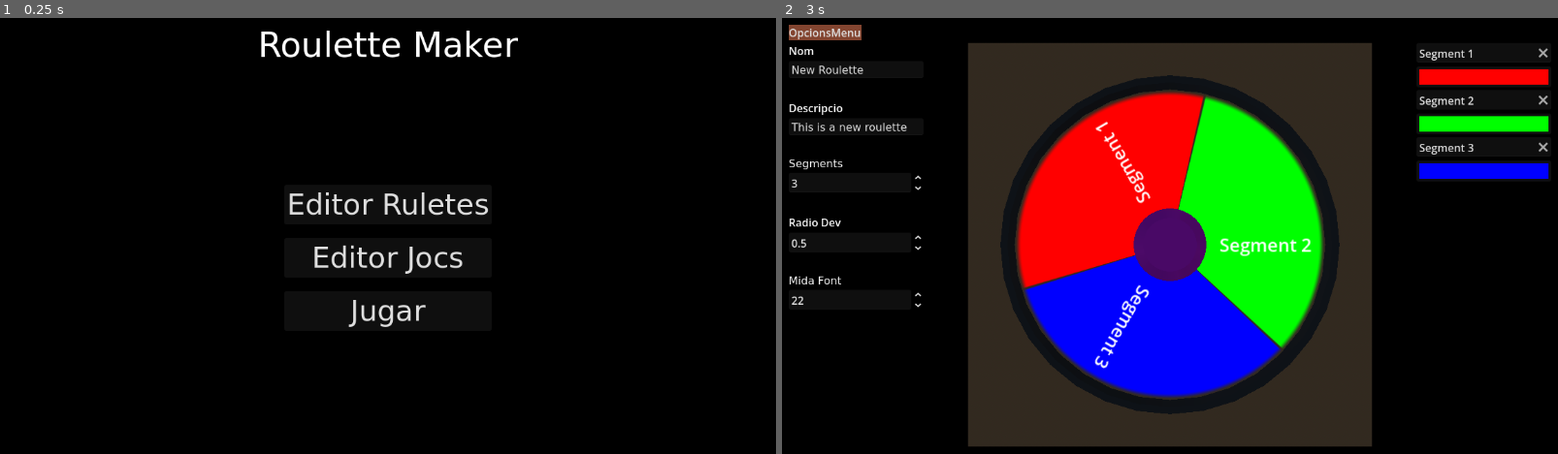
Above: before the commit, frames 1-2 (left to right).
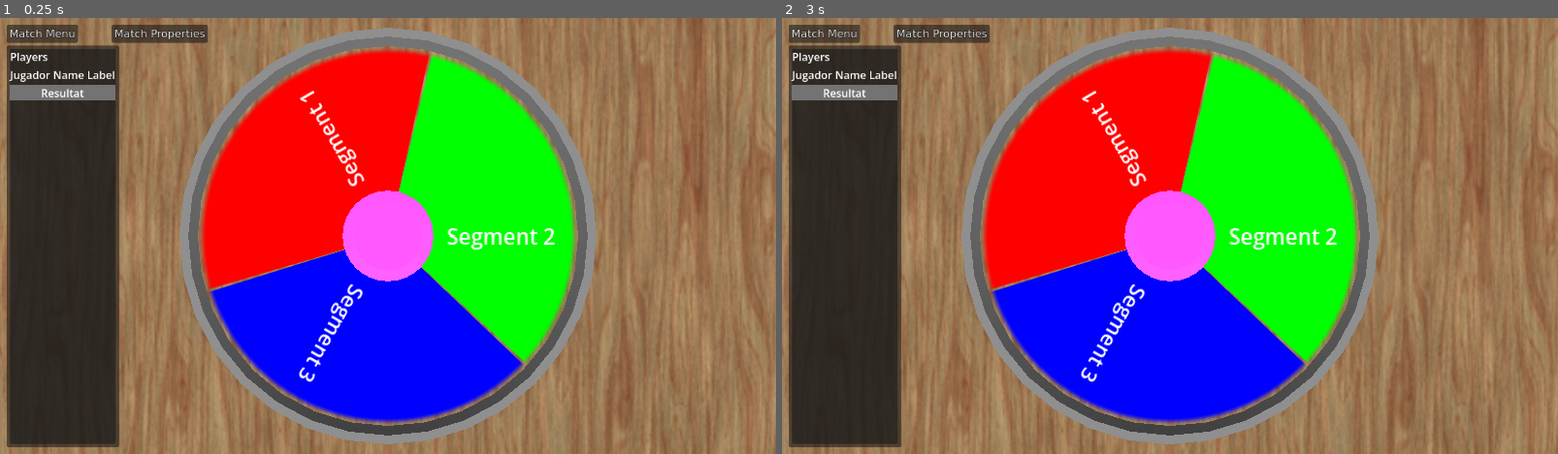
Above: after the commit, the same moments.

Repository: Zamme/vgs-custom-roulette
Game: Godot game, scene res://src/game_manager.tscn
The game is run twice, just before and just after one commit, with the same random seed, the same clock (stepped at 60 frames per second) and the same inputs.
Inputs (mouse positions are in pixels of both pictures, inside the frame that each line leads up to):
- Up to frame 1 (0.25 s): no input
- Up to frame 2 (3 s): click (1170, 310) at 0.5 s, where only the run before the commit has a clickable "Jugar"; click (1170, 310) at 1.25 s, where only the run before the commit has a clickable "Jugar"; click (1170, 310) at 2 s, where only the run before the commit has a clickable "Jugar"; click (1170, 205) at 2.75 s, where only the run before the commit has a clickable "Editor Ruletes"

The runs differ from the first frame. In frame 1, 100% of the frame differs, in the area x 0-100%, y 0-100%; in frame 2, 83%.

Commit message:
match added

Diff:
--- a/src/game_manager.tscn
+++ b/src/game_manager.tscn
@@ -5,6 +5,7 @@
 
 [node name="GameManager" type="Node" unique_id=1773128760]
 script = ExtResource("1_x17l7")
+current_init_type = 4
 
 [node name="SaveLoadManager" type="Node" parent="." unique_id=1601281165]
 script = ExtResource("2_2138g")
--- /dev/null
+++ b/src/match_scene.tscn
@@ -0,0 +1,175 @@
+[gd_scene format=3 uid="uid://c6ofog17n55ut"]
+
+[ext_resource type="Script" uid="uid://bgglx85dgnotw" path="res://src/scripts/match_scene.gd" id="1_bmh8m"]
+[ext_resource type="Texture2D" uid="uid://coiv3r6b48is8" path="res://assets/textures/taula_fusta_albedo.png" id="2_00ot4"]
+[ext_resource type="FontFile" uid="uid://bdrkor4sy7njn" path="res://assets/fonts/DejaVuSans.ttf" id="2_7meom"]
+[ext_resource type="Texture2D" uid="uid://cek0niwhg1pw" path="res://assets/textures/taula_fusta_orm.png" id="3_y5sdm"]
+[ext_resource type="Script" uid="uid://cbraaod2783xm" path="res://src/scripts/match_roulette.gd" id="4_3ntpd"]
+[ext_resource type="PackedScene" uid="uid://bdwbwjk4tymch" path="res://src/roulette/roulette_01.tscn" id="4_y5sdm"]
+
+[sub_resource type="StyleBoxEmpty" id="StyleBoxEmpty_3ntpd"]
+
+[sub_resource type="QuadMesh" id="QuadMesh_bmh8m"]
+size = Vector2(5, 5)
+
+[sub_resource type="ORMMaterial3D" id="ORMMaterial3D_3ntpd"]
+shading_mode = 0
+disable_ambient_light = true
+disable_specular_occlusion = true
+albedo_texture = ExtResource("2_00ot4")
+orm_texture = ExtResource("3_y5sdm")
+
+[sub_resource type="CylinderShape3D" id="CylinderShape3D_3ntpd"]
+height = 0.51
+radius = 1.1
+
+[node name="MatchScene" type="Node3D" unique_id=536331775]
+script = ExtResource("1_bmh8m")
+
+[node name="MatchControl" type="Control" parent="." unique_id=760085604]
+layout_mode = 3
+anchors_preset = 15
+anchor_right = 1.0
+anchor_bottom = 1.0
+grow_horizontal = 2
+grow_vertical = 2
+
+[node name="PanelContainer" type="PanelContainer" parent="MatchControl" unique_id=1866871620]
+layout_mode = 1
+anchors_preset = 15
+anchor_right = 1.0
+anchor_bottom = 1.0
+grow_horizontal = 2
+grow_vertical = 2
+theme_override_styles/panel = SubResource("StyleBoxEmpty_3ntpd")
+
+[node name="MarginContainer" type="MarginContainer" parent="MatchControl/PanelContainer" unique_id=2127439748]
+layout_mode = 2
+theme_override_constants/margin_left = 10
+theme_override_constants/margin_top = 10
+theme_override_constants/margin_right = 10
+theme_override_constants/margin_bottom = 10
+
+[node name="VBoxContainer" type="VBoxContainer" parent="MatchControl/PanelContainer/MarginContainer" unique_id=1030371794]
+layout_mode = 2
+
+[node name="MatchMenu" type="MenuBar" parent="MatchControl/PanelContainer/MarginContainer/VBoxContainer" unique_id=732309442]
+layout_mode = 2
+theme_override_colors/font_outline_color = Color(0, 0, 0, 1)
+theme_override_colors/font_color = Color(0.875, 0.875, 0.875, 1)
+theme_override_colors/font_disabled_color = Color(0.875, 0.875, 0.875, 0.5)
+theme_override_constants/outline_size = 2
+theme_override_constants/h_separation = 50
+theme_override_fonts/font = ExtResource("2_7meom")
+
+[node name="MatchPopupMenu" type="PopupMenu" parent="MatchControl/PanelContainer/MarginContainer/VBoxContainer/MatchMenu" unique_id=1138947218]
+title = "Match Menu"
+item_count = 5
+item_0/text = "Nou"
+item_0/id = 0
+item_1/text = "Carregar"
+item_1/id = 1
+item_2/text = "Guardar"
+item_2/id = 2
+item_3/text = "Sortir"
+item_3/id = 3
+item_4/text = "Play"
+item_4/id = 4
+
+[node name="MatchPropertiesPopupMenu" type="PopupMenu" parent="MatchControl/PanelContainer/MarginContainer/VBoxContainer/MatchMenu" unique_id=145529627]
+title = "Match Properties"
+item_count = 2
+item_0/text = "Load Roulette"
+item_0/id = 0
+item_1/text = "Load Game"
+item_1/id = 1
+
+[node name="PanelContainer" type="PanelContainer" parent="MatchControl/PanelContainer/MarginContainer/VBoxContainer" unique_id=1706002709]
+layout_mode = 2
+size_flags_horizontal = 0
+size_flags_vertical = 3
+
+[node name="PlayersMainVBoxContainer" type="VBoxContainer" parent="MatchControl/PanelContainer/MarginContainer/VBoxContainer/PanelContainer" unique_id=1786724268]
+layout_mode = 2
+
+[node name="MarginContainer" type="MarginContainer" parent="MatchControl/PanelContainer/MarginContainer/VBoxContainer/PanelContainer/PlayersMainVBoxContainer" unique_id=1526034746]
+layout_mode = 2
+size_flags_vertical = 3
+theme_override_constants/margin_left = 5
+theme_override_constants/margin_top = 5
+theme_override_constants/margin_right = 5
+theme_override_constants/margin_bottom = 5
+
+[node name="PanelContainer" type="PanelContainer" parent="MatchControl/PanelContainer/MarginContainer/VBoxContainer/PanelContainer/PlayersMainVBoxContainer/MarginContainer" unique_id=508049875]
+layout_mode = 2
+
+[node name="VBoxContainer" type="VBoxContainer" parent="MatchControl/PanelContainer/MarginContainer/VBoxContainer/PanelContainer/PlayersMainVBoxContainer/MarginContainer/PanelContainer" unique_id=640674022]
+layout_mode = 2
+
+[node name="Label" type="Label" parent="MatchControl/PanelContainer/MarginContainer/VBoxContainer/PanelContainer/PlayersMainVBoxContainer/MarginContainer/PanelContainer/VBoxContainer" unique_id=1830166210]
+layout_mode = 2
+text = "Players"
+
+[node name="PlayersVBoxContainer" type="VBoxContainer" parent="MatchControl/PanelContainer/MarginContainer/VBoxContainer/PanelContainer/PlayersMainVBoxContainer/MarginContainer/PanelContainer/VBoxContainer" unique_id=470865026]
+layout_mode = 2
+
+[node name="PlayerVBoxContainer" type="VBoxContainer" parent="MatchControl/PanelContainer/MarginContainer/VBoxContainer/PanelContainer/PlayersMainVBoxContainer/MarginContainer/PanelContainer/VBoxContainer/PlayersVBoxContainer" unique_id=113764087]
+layout_mode = 2
+
+[node name="PlayerNameLabel" type="Label" parent="MatchControl/PanelContainer/MarginContainer/VBoxContainer/PanelContainer/PlayersMainVBoxContainer/MarginContainer/PanelContainer/VBoxContainer/PlayersVBoxContainer/PlayerVBoxContainer" unique_id=58622588]
+layout_mode = 2
+text = "Jugador Name Label"
+
+[node name="MarginContainer" type="MarginContainer" parent="MatchControl/PanelContainer/MarginContainer/VBoxContainer/PanelContainer/PlayersMainVBoxContainer/MarginContainer/PanelContainer/VBoxContainer/PlayersVBoxContainer/PlayerVBoxContainer" unique_id=517695469]
+layout_mode = 2
+
+[node name="ColorRect" type="ColorRect" parent="MatchControl/PanelContainer/MarginContainer/VBoxContainer/PanelContainer/PlayersMainVBoxContainer/MarginContainer/PanelContainer/VBoxContainer/PlayersVBoxContainer/PlayerVBoxContainer/MarginContainer" unique_id=1814968833]
+layout_mode = 2
+color = Color(0.4506483, 0.4506483, 0.45064825, 1)
+
+[node name="Label" type="Label" parent="MatchControl/PanelContainer/MarginContainer/VBoxContainer/PanelContainer/PlayersMainVBoxContainer/MarginContainer/PanelContainer/VBoxContainer/PlayersVBoxContainer/PlayerVBoxContainer/MarginContainer" unique_id=961921936]
+layout_mode = 2
+text = "Resultat"
+horizontal_alignment = 1
+vertical_alignment = 1
+
+[node name="LoadMatchFileDialog" type="FileDialog" parent="MatchControl" unique_id=725353982]
+title = "Open a File"
+initial_position = 1
+dialog_hide_on_ok = true
+file_mode = 0
+access = 1
+hidden_files_toggle_enabled = false
+folder_creation_enabled = false
+overwrite_warning_enabled = false
+deleting_enabled = false
+
+[node name="Taula" type="MeshInstance3D" parent="." unique_id=952713069]
+transform = Transform3D(1, 0, 0, 0, -4.371139e-08, 1, 0, -1, -4.371139e-08, 0, 0, 0)
+mesh = SubResource("QuadMesh_bmh8m")
+surface_material_override/0 = SubResource("ORMMaterial3D_3ntpd")
+
+[node name="Camera3D" type="Camera3D" parent="." unique_id=1405166598]
+transform = Transform3D(1, 0, 0, 0, -4.371139e-08, 1, 0, -1, -4.371139e-08, 0, 1.76, 0)
+
+[node name="OmniLight3D" type="DirectionalLight3D" parent="." unique_id=588050780]
+transform = Transform3D(1, 0, 0, 0, 0.2300667, 0.97317487, 0, -0.97317487, 0.2300667, 0, 4.185, 0)
+light_energy = 10.0
+
+[node name="MatchRoulette" type="RigidBody3D" parent="." unique_id=1576497822]
+transform = Transform3D(1, 0, 0, 0, 1, 0, 0, 0, 1, 0, 0.2640381, 0)
+collision_layer = 2
+collision_mask = 0
+axis_lock_linear_x = true
+axis_lock_linear_y = true
+axis_lock_linear_z = true
+axis_lock_angular_x = true
+axis_lock_angular_z = true
+script = ExtResource("4_3ntpd")
+
+[node name="roulette_01" parent="MatchRoulette" unique_id=88176997 instance=ExtResource("4_y5sdm")]
+
+[node name="CollisionShape3D" type="CollisionShape3D" parent="MatchRoulette" unique_id=1650377777]
+shape = SubResource("CylinderShape3D_3ntpd")
+
+[connection signal="index_pressed" from="MatchControl/PanelContainer/MarginContainer/VBoxContainer/MatchMenu/MatchPopupMenu" to="." method="_on_match_menu_index_pressed"]
--- /dev/null
+++ b/src/other/DirectionalLight.tscn
@@ -0,0 +1,10 @@
+[gd_scene format=2]
+
+[node name="DirectionalLight" type="DirectionalLight"]
+transform = Transform( 0.698946, -0.696411, 0.162746, 0.303625, 0.494986, 0.814125, -0.647523, -0.519616, 0.557416, 0, 2.96562, 0 )
+light_energy = 0.523
+light_specular = 2.0
+shadow_enabled = true
+directional_shadow_mode = 1
+directional_shadow_depth_range = 1
+directional_shadow_max_distance = 50.0
--- /dev/null
+++ b/src/other/Fork.tscn
@@ -0,0 +1,14 @@
+[gd_scene load_steps=3 format=2]
+
+[ext_resource path="res://assets/Fork.glb" type="PackedScene" id=1]
+
+[sub_resource type="SpatialMaterial" id=1]
+albedo_color = Color( 0.74902, 0.74902, 0.74902, 1 )
+metallic = 0.63
+metallic_specular = 0.8
+roughness = 0.52
+
+[node name="Fork" instance=ExtResource( 1 )]
+
+[node name="Fork" parent="." index="0"]
+material/0 = SubResource( 1 )
--- /dev/null
+++ b/src/other/KitchenKnife.tscn
@@ -0,0 +1,29 @@
+[gd_scene load_steps=5 format=2]
+
+[ext_resource path="res://assets/KitchenKnife.glb" type="PackedScene" id=1]
+
+[sub_resource type="SpatialMaterial" id=1]
+albedo_color = Color( 0.486275, 0.305882, 0, 1 )
+metallic = 0.14
+metallic_specular = 0.3
+roughness = 0.91
+
+[sub_resource type="SpatialMaterial" id=2]
+albedo_color = Color( 0.745098, 0.745098, 0.745098, 1 )
+metallic = 0.51
+metallic_specular = 0.78
+roughness = 0.42
+
+[sub_resource type="SpatialMaterial" id=3]
+albedo_color = Color( 0.654902, 0.654902, 0.654902, 1 )
+metallic = 0.73
+metallic_specular = 0.68
+roughness = 0.7
+
+[node name="KitchenKnife" instance=ExtResource( 1 )]
+
+[node name="knive" parent="." index="0"]
+material/0 = SubResource( 1 )
+material/1 = SubResource( 2 )
+material/2 = SubResource( 3 )
+material/3 = SubResource( 2 )
--- /dev/null
+++ b/src/other/arrow_01.tscn
@@ -0,0 +1,9 @@
+[gd_scene load_steps=3 format=2]
+
+[ext_resource path="res://assets/arrow_01.glb" type="PackedScene" id=1]
+[ext_resource path="res://src/materials/arrow_01.tres" type="Material" id=2]
+
+[node name="arrow_01" instance=ExtResource( 1 )]
+
+[node name="Arrow" parent="." index="0"]
+material/0 = ExtResource( 2 )
--- /dev/null
+++ b/src/other/plate.tscn
@@ -0,0 +1,13 @@
+[gd_scene load_steps=3 format=2]
+
+[ext_resource path="res://assets/plate.glb" type="PackedScene" id=1]
+
+[sub_resource type="SpatialMaterial" id=1]
+metallic = 0.19
+metallic_specular = 0.73
+roughness = 0.81
+
+[node name="plate" instance=ExtResource( 1 )]
+
+[node name="Plate" parent="." index="0"]
+material/0 = SubResource( 1 )
--- a/src/scripts/game_manager.gd
+++ b/src/scripts/game_manager.gd
@@ -4,8 +4,9 @@
 const ROULETTE_EDITOR_SCENE_PATH = "res://src/editor/roulette_editor.tscn"
 const MAIN_MENU_SCENE_PATH = "res://src/ui/rm_main_menu_control.tscn"
 const GAME_EDITOR_SCENE_PATH = "res://src/editor/game_editor_control.tscn"
+const MATCH_SCENE_PATH = "res://src/match_scene.tscn"
 
-enum InitType {None, MainMenu, RouletteEditor, GameEditor}
+enum InitType {None, MainMenu, RouletteEditor, GameEditor, MatchScene}
 @export var current_init_type : InitType
 
 var current_scene
@@ -22,6 +23,8 @@
 			load_roulette_editor()
 		InitType.GameEditor:
 			load_game_editor()
+		InitType.MatchScene:
+			load_match_scene()
 
 func load_game_editor() -> void:
 	unload_current_scene()
@@ -33,6 +36,11 @@
 	current_scene = load(MAIN_MENU_SCENE_PATH).instantiate()
 	add_child(current_scene)
 
+func load_match_scene() -> void:
+	unload_current_scene()
+	current_scene = load(MATCH_SCENE_PATH).instantiate()
+	add_child(current_scene)
+
 func load_roulette_editor() -> void:
 	unload_current_scene()
 	current_scene = load(ROULETTE_EDITOR_SCENE_PATH).instantiate()
--- a/src/scripts/globals.gd
+++ b/src/scripts/globals.gd
@@ -5,3 +5,4 @@
 var main_menu
 var save_load_manager : SaveLoadManager
 var game_editor_scene : GameEditorControl
+var match_scene : MatchScene
--- a/src/scripts/labels_container.gd
+++ b/src/scripts/labels_container.gd
@@ -1,4 +1,4 @@
-extends Node3D
+class_name LabelsContainer extends Node3D
 
 @export var radio_texto: float = 0.3 # Distancia desde el centro al texto
 
--- /dev/null
+++ b/src/scripts/match_info.gd
@@ -0,0 +1,23 @@
+class_name MatchInfo
+
+
+var roulette_info_default: RouletteInfo = RouletteInfo.new("New Roulette", "This is a new roulette",
+	[SegmentInfo.new("Segment 1", Color.RED),
+		SegmentInfo.new("Segment 2", Color.GREEN),
+		SegmentInfo.new("Segment 3", Color.BLUE)], 0.5)
+
+var game_info_default : GameInfo = GameInfo.new("Joc Nou", "Descripcio de joc nou", [PlayerInfo.new("Nom Jugador")])
+
+var roulette_info : RouletteInfo
+var game_info : GameInfo
+
+func _init() -> void:
+	pass
+
+func create_match(_roulette_info : RouletteInfo, _game_info : GameInfo) -> void:
+	roulette_info = _roulette_info
+	game_info = _game_info
+
+func create_default_match() -> void:
+	roulette_info = roulette_info_default.clone()
+	game_info = game_info_default.clone()
--- /dev/null
+++ b/src/scripts/match_roulette.gd
@@ -0,0 +1,11 @@
+class_name MatchRoulette extends Node3D
+
+
+@onready var roulette_object : RouletteObject = $roulette_01
+
+
+func _ready() -> void:
+	pass # Replace with function body.
+
+func update_roulette_object(_roulette_info : RouletteInfo) -> void:
+	roulette_object.load_roulette(_roulette_info)
--- /dev/null
+++ b/src/scripts/match_scene.gd
@@ -0,0 +1,48 @@
+class_name MatchScene extends Node3D
+
+
+@onready var roulette_rb : MatchRoulette = $MatchRoulette
+
+var match_info : MatchInfo = MatchInfo.new()
+
+var labels_container_packedscene : PackedScene = preload("res://src/editor/labels_container.tscn")
+var labels_container_instance : LabelsContainer = null
+
+
+func _ready() -> void:
+	Globals.match_scene = self
+	new_match()
+
+func new_match() -> void:
+	match_info = MatchInfo.new()
+	match_info.create_default_match()
+	update_match_scene()
+
+func update_labels_container() -> void:
+	var roulette_info : RouletteInfo = match_info.roulette_info
+	if labels_container_instance:
+		labels_container_instance.queue_free()
+	labels_container_instance = labels_container_packedscene.instantiate()
+	add_child(labels_container_instance)
+	labels_container_instance.generar_textos_radiales(roulette_info.r_segments, roulette_info.r_radio_dev, roulette_info.r_mida_font)
+	labels_container_instance.global_position.y = 0.2
+
+func update_match_scene() -> void:
+	update_roulette()
+
+func update_roulette() -> void:
+	roulette_rb.update_roulette_object(match_info.roulette_info)
+	update_labels_container()
+
+func _on_match_menu_index_pressed(index: int) -> void:
+	match index:
+		0:
+			new_match()
+		1:
+			pass
+		2:
+			pass
+		3:
+			pass
+		4:
+			pass
--- a/src/scripts/rm_main_menu_control.gd
+++ b/src/scripts/rm_main_menu_control.gd
@@ -11,4 +11,4 @@
 	Globals.game_manager.load_game_editor()
 
 func _on_jugar_button_button_up() -> void:
-	pass # Replace with function body.
+	Globals.game_manager.load_match_scene()
--- a/src/scripts/roulette_01.gd
+++ b/src/scripts/roulette_01.gd
@@ -1,8 +1,7 @@
-extends Node3D
+class_name RouletteObject extends Node3D
 
 @onready var roulette_inner = %Roulete_001
 
-# Called when the node enters the scene tree for the first time.
 func _ready() -> void:
 	pass # Replace with function body.
 
@@ -21,8 +20,3 @@
 			var segment_color = segments[i].s_color
 			new_gradient.add_point(float(i) / segment_count, segment_color)
 		palette.set("gradient", new_gradient)
-
-
-# Called every frame. 'delta' is the elapsed time since the previous frame.
-func _process(delta: float) -> void:
-	pass
Not shown, added: assets/audio/car_loop.wav.import
Not shown, added: assets/audio/heyy.wav.import
Not shown, added: assets/audio/kitchen_ambient_01.mp3.import
Not shown, added: assets/audio/music_01.mp3.import
Binary file added: assets/gltfs/Fork.glb
Not shown, added: assets/gltfs/Fork.glb.import
Binary file added: assets/gltfs/KitchenKnife.glb
Not shown, added: assets/gltfs/KitchenKnife.glb.import
Binary file added: assets/gltfs/arrow_01.glb
Not shown, added: assets/gltfs/arrow_01.glb.import
Binary file added: assets/gltfs/plate.glb
Not shown, added: assets/gltfs/plate.glb.import
(and 19 more such lines)
